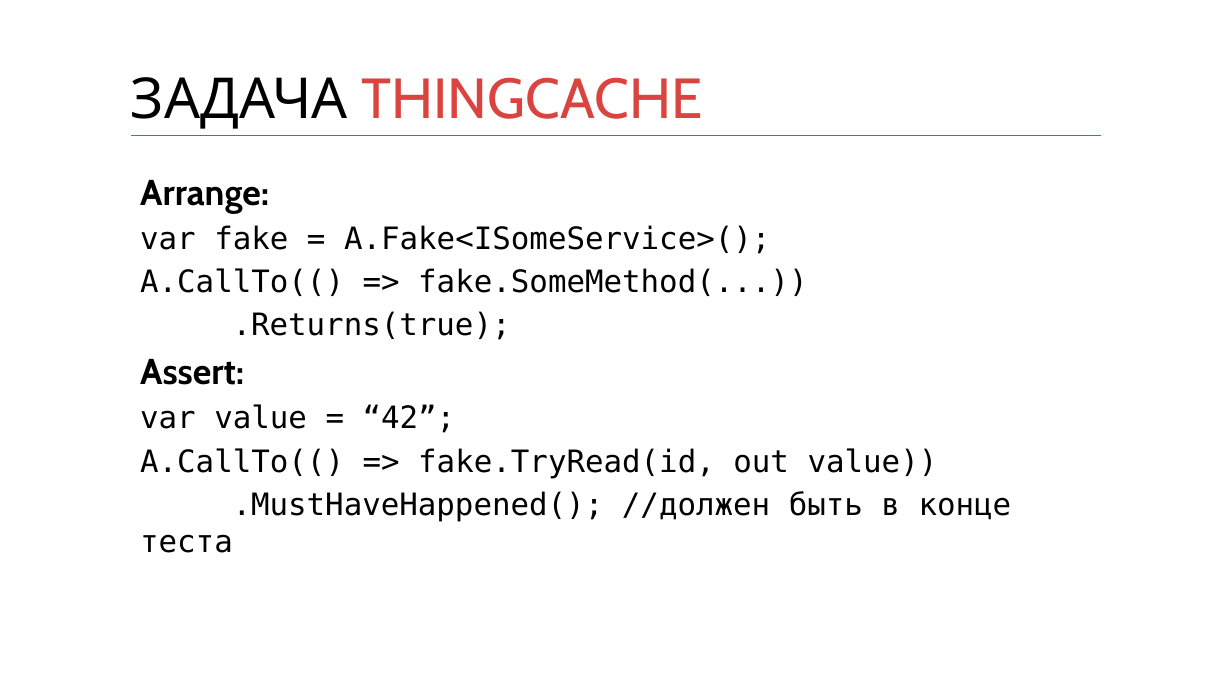
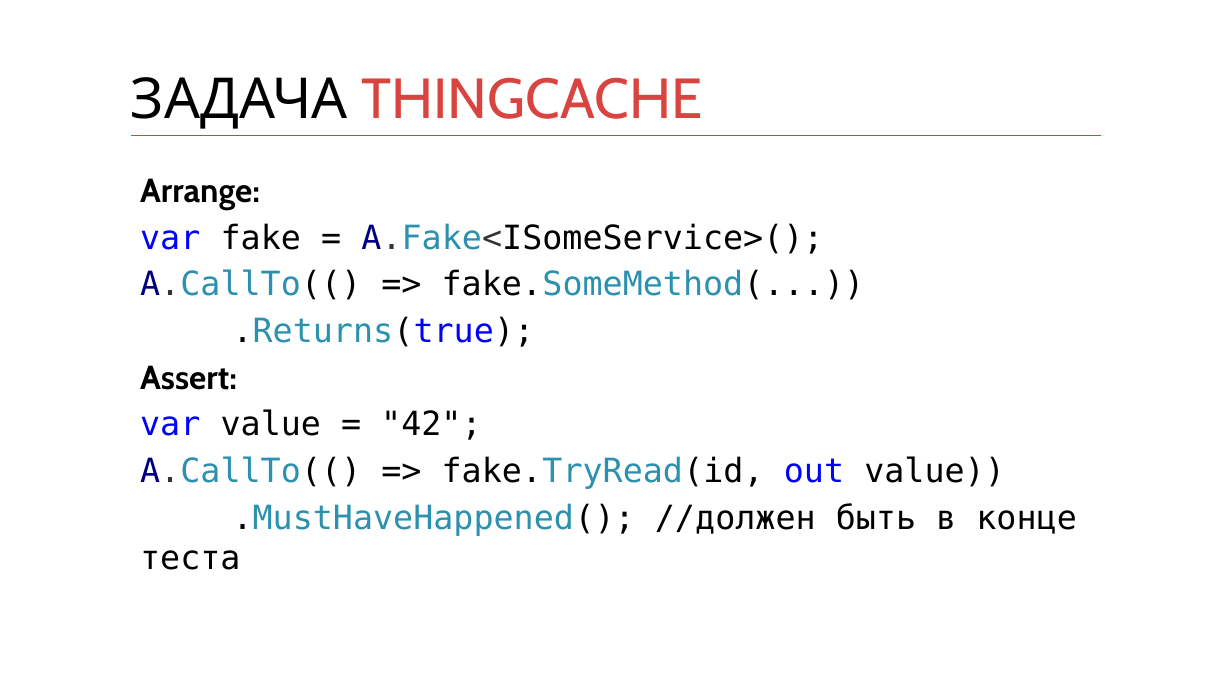
Before and after one commit to kontur-courses/mocks, a slide deck: slide 7 of mocks.pptx. Drawn at 1232x693 pixels with LibreOffice and Linux fonts; fonts in the diff are those of the drawing. Boxes give left, top, right and bottom in pixels: in the first picture for what was removed or moved away, otherwise in the second. Text is boxed around its words. In the diff, an @@ line names an element or a change of style, - is before the commit and + after.

```diff
--- a/mocks.pptx
+++ b/mocks.pptx
@@ text at (x1=140, y1=178, x2=1076, y2=570): size 28 to 26 pt in "Arrange:", "Assert:"; size 24 to 26 pt in "var fake = A.Fake<ISomeService>();", "A.CallTo(() => fake.SomeMethod(...))", ".Returns(true);", "A.CallTo(() => fake.TryRead(id, out value))" and 1 more places; text colour #000000 to #0000FF in "var", ".Returns(true);", "out"; text colour #000000 to #00007F, text colour #000000 to #333333 in "A.Fake<ISomeService>();", "A.CallTo(()", "A.CallTo(()"; text colour #000000 to #2B91AF in "A.Fake<ISomeService>();", "A.CallTo(() fake.SomeMethod(...))", ".Returns(true);", "A.CallTo(() fake.TryRead(id," and 1 more places @@
@@ text at (x1=140, y1=409, x2=481, y2=440): text changed; size 24 to 26 pt @@
-var value = “42”;
+var value = "42";
```
Also in this commit, not shown: 3 other slides changed, 4 other files.
